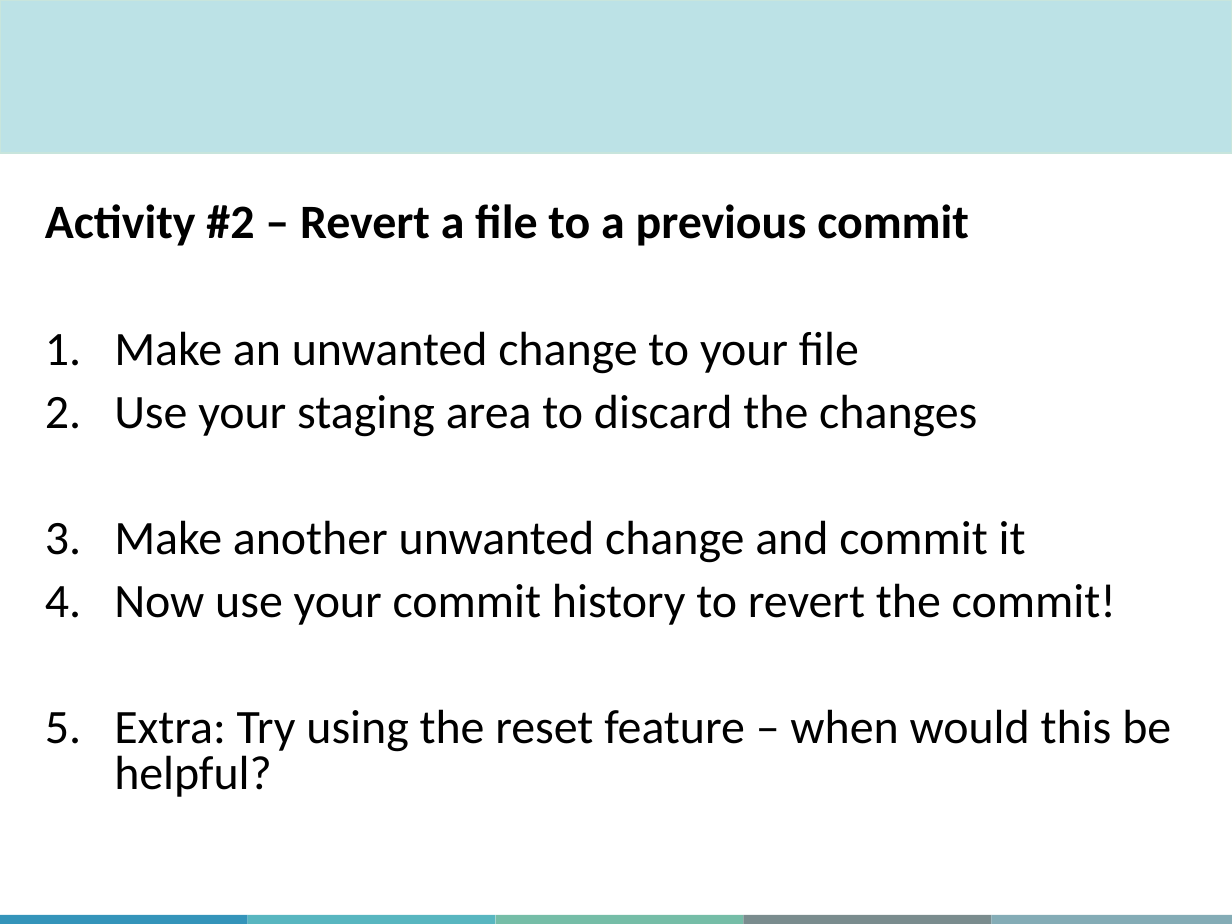
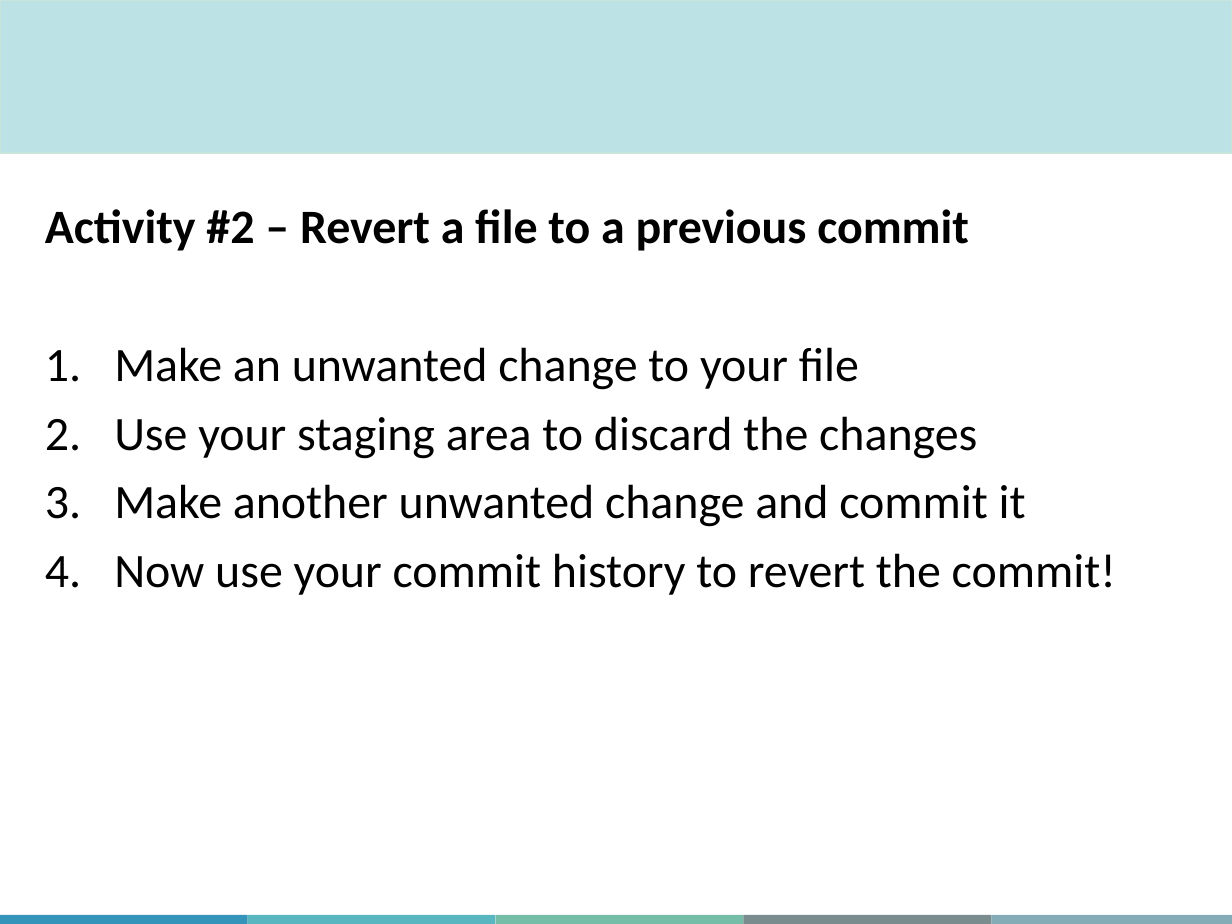
Before and after one commit to ehuan2/IntroToGitHub, a slide deck: slide 25 of Slides/MiCM_GitHub_Workshop_may_2026.pptx (slide 24 before the commit). Drawn at 1232x924 pixels with LibreOffice and Linux fonts; fonts in the diff are those of the drawing; background and template pictures are left out. Boxes give left, top, right and bottom in pixels: in the first picture for what was removed or moved away, otherwise in the second. Text is boxed around its words. In the diff, an @@ line names an element or a change of style, - is before the commit and + after.

```diff
--- a/Slides/MiCM_GitHub_Workshop_may_2026.pptx
+++ b/Slides/MiCM_GitHub_Workshop_may_2026.pptx
@@ text "Activity #2 – Revert a ..." at bbox=[45, 209, 1116, 595]: line spacing 0.8 to 0.9 @@
@@ text at bbox=[114, 709, 1171, 797]: paragraph removed @@
-5. Extra: Try using the reset feature – when would this be helpful?
```
Also in this commit, not shown: 22 other slides changed, 4 slides added, 2 slides removed.
